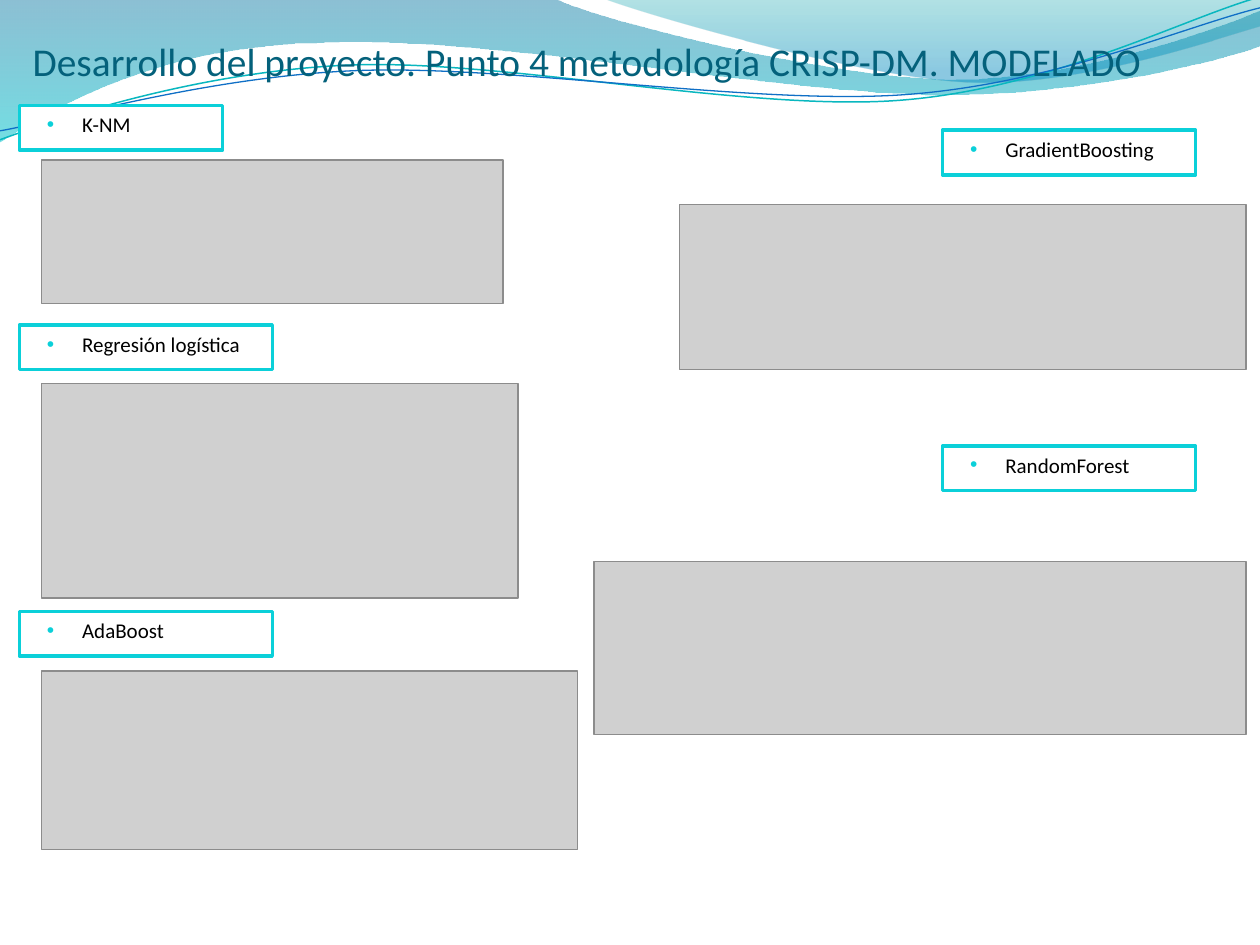
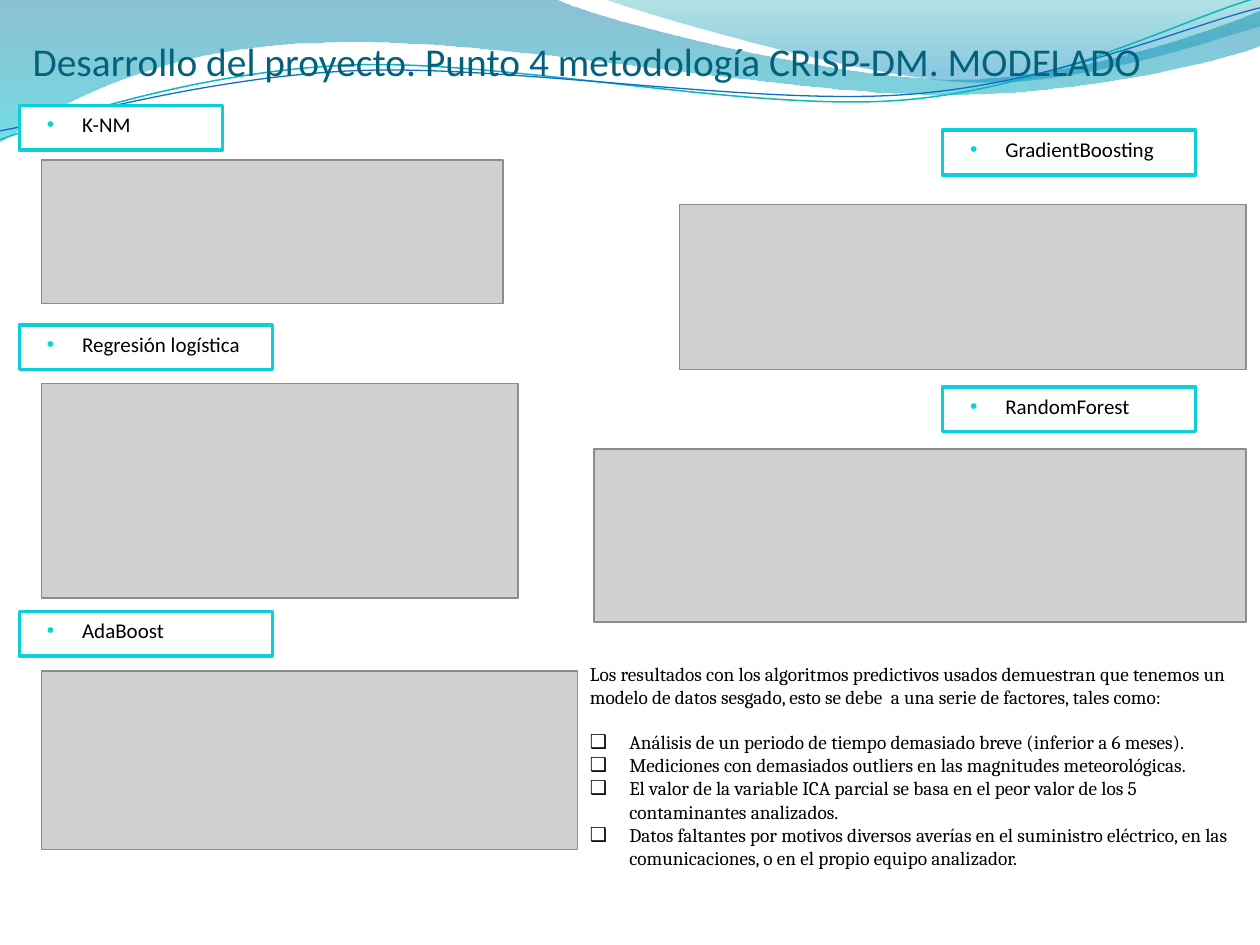
Before and after one commit to Big-Data-Equipo-7/Proyecto, a slide deck: slide 8 of GRUPO7-Calidad del aire en la Comunidad de Madrid_v4.pptx. Drawn at 1260x945 pixels with LibreOffice and Linux fonts; fonts in the diff are those of the drawing; grey boxes stand for pictures; background and template pictures are left out. Boxes give left, top, right and bottom in pixels: in the first picture for what was removed or moved away, otherwise in the second. Text is boxed around its words. In the diff, an @@ line names an element or a change of style, - is before the commit and + after.

Commit message:
Añadidas conclusiones en algoritmos

```diff
--- a/GRUPO7-Calidad del aire en la Comunidad de Madrid_v4.pptx
+++ b/GRUPO7-Calidad del aire en la Comunidad de Madrid_v4.pptx
@@ rectangle "RandomForest" moved from (x1=942, y1=446, x2=1196, y2=490) to (x1=942, y1=387, x2=1196, y2=431) @@
@@ picture moved from (x1=595, y1=562, x2=1246, y2=735) to (x1=595, y1=449, x2=1246, y2=621) @@
@@ text added at (x1=590, y1=667, x2=1227, y2=869), 11 pt, text #000000 @@
+Los resultados con los algoritmos predictivos usados demuestran que tenemos un modelo de datos sesgado, esto se debe a una serie de factores, tales como:
+❑ Análisis de un periodo de tiempo demasiado breve (inferior a 6 meses).
+❑ Mediciones con demasiados outliers en las magnitudes meteorológicas.
+❑ El valor de la variable ICA parcial se basa en el peor valor de los 5 contaminantes analizados.
+❑ Datos faltantes por motivos diversos averías en el suministro eléctrico, en las comunicaciones, o en el propio equipo analizador.
```
